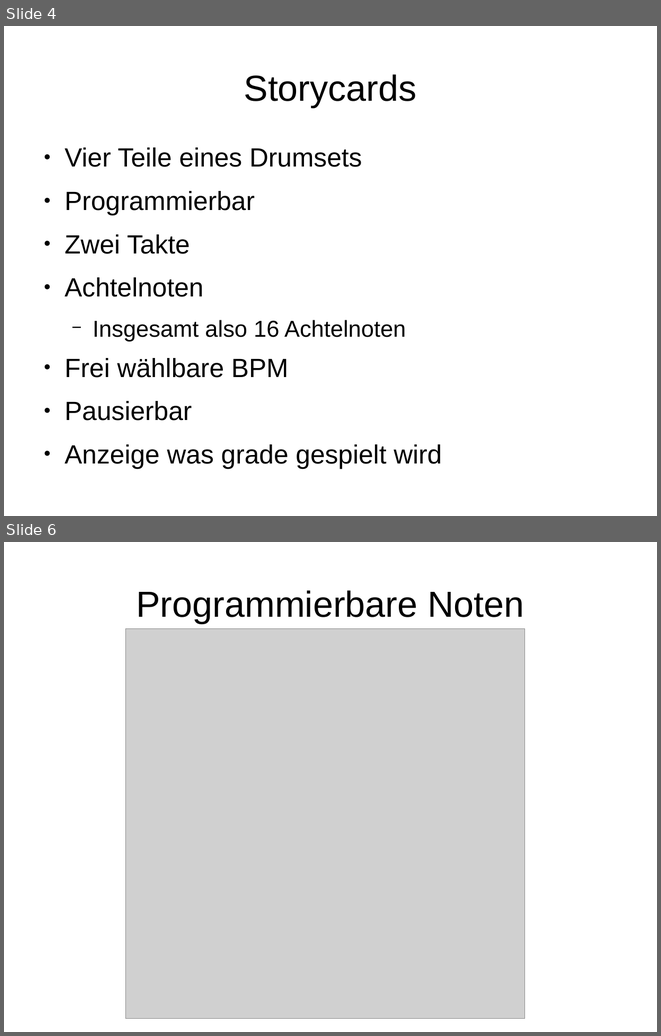
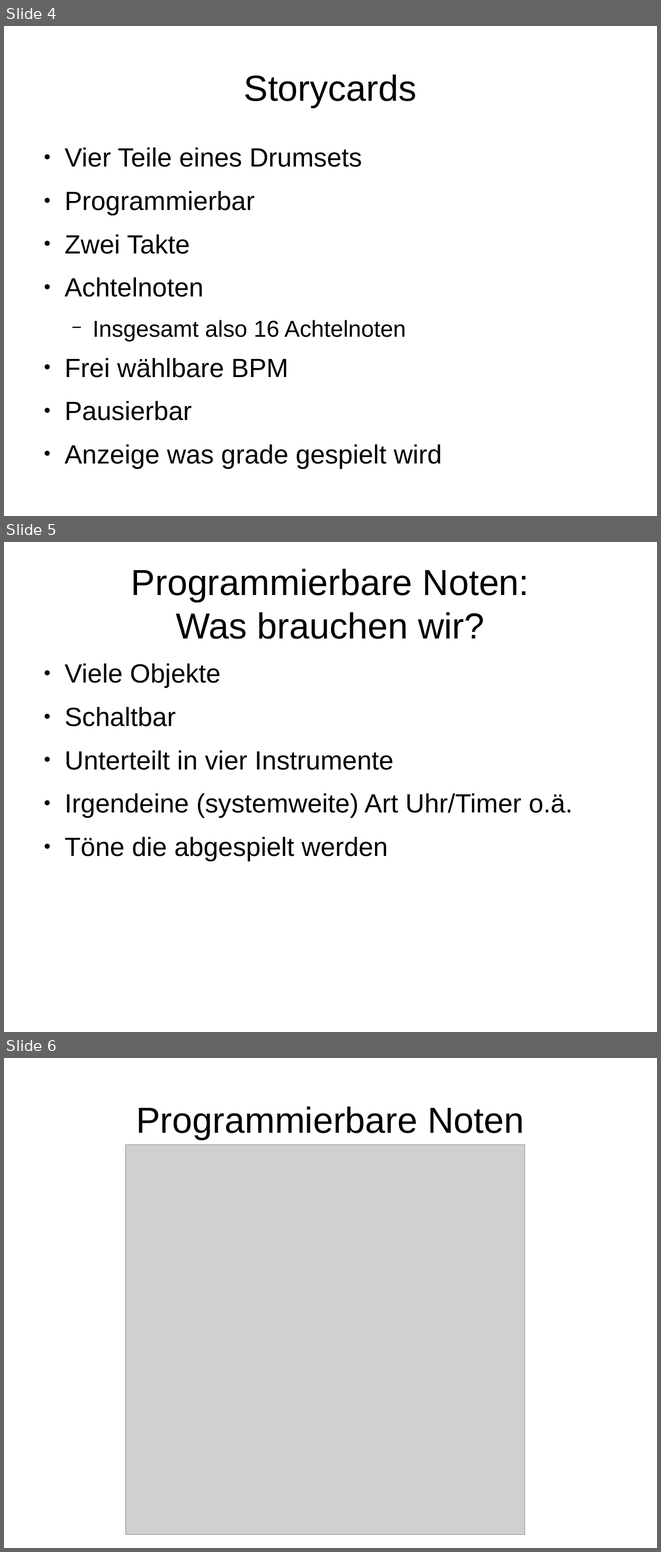
Before and after one commit to dawgermany/praesi-w-sem, a slide deck: Präsentation.odp. Shown one above the other, each under a label of ours: slides 4 and 6 before the commit, slides 4, 5 and 6 after it; the slides between them are not shown. The pictures are 661x1036 and 661x1552 pixels, drawn with LibreOffice and Linux fonts; fonts in the diff are those of the drawing; grey boxes stand for pictures. Boxes give left, top, right and bottom in pixels: in the first picture for what was removed or moved away, otherwise in the second. Text is boxed around its words. In the diff, an @@ line names an element or a change of style, - is before the commit and + after.

```diff
--- a/Präsentation.odp
+++ b/Präsentation.odp
@@ slide 5 added at [4,542,657,1032], background #FFFFFF @@
@@ title added at [131,568,529,639], 44 pt, text #000000 @@
+Programmierbare Noten:
+Was brauchen wir?
@@ text added at [64,663,573,861], 32 pt, text #000000 @@
+● Viele Objekte
+● Schaltbar
+● Unterteilt in vier Instrumente
+● Irgendeine (systemweite) Art Uhr/Timer o.ä.
+● Töne die abgespielt werden
```
Also in this commit, not shown: 1 slide changed, 3 other slides added, 2 other files.
